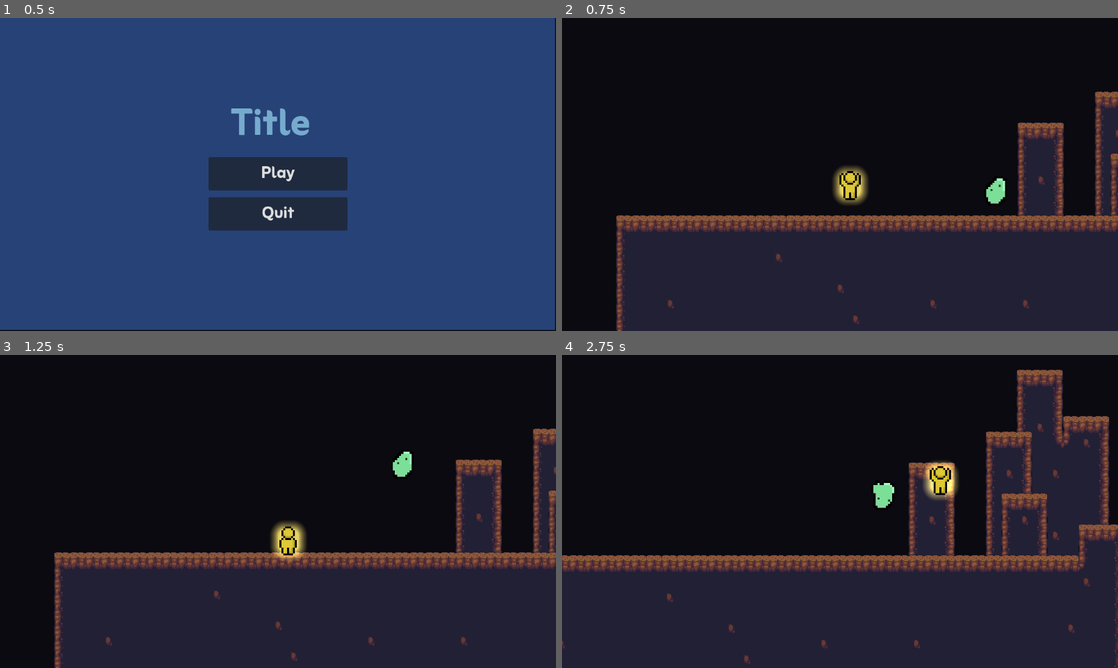
Above: before the commit, frames 1-4 (two rows, left to right).
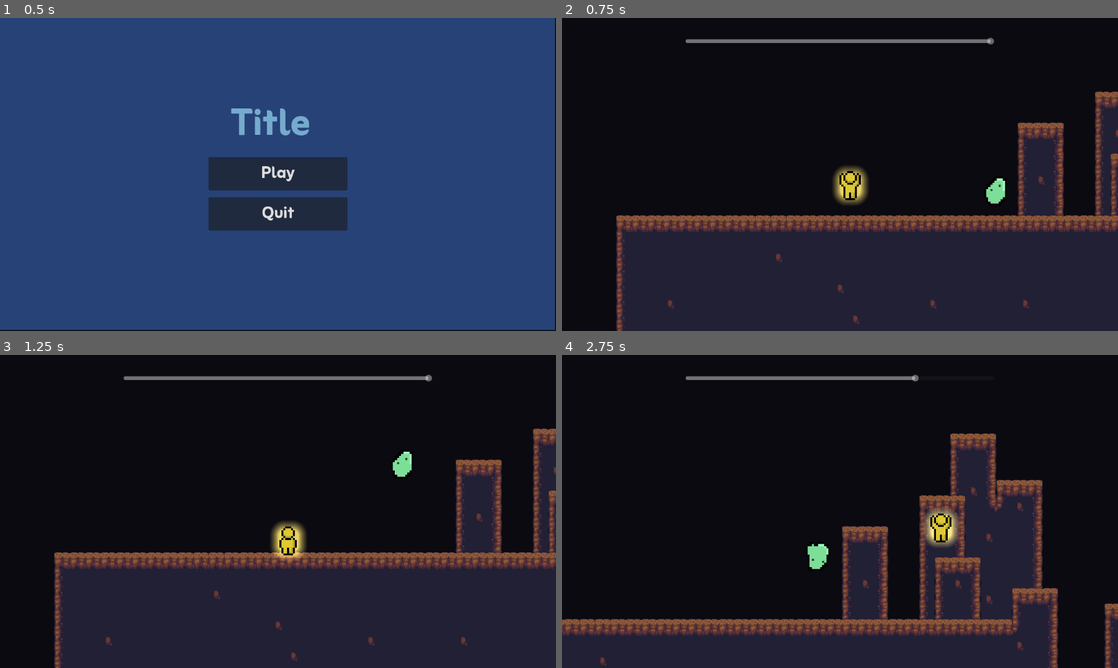
Above: after the commit, the same moments.

Repository: Robot-person487/cje
Game: Godot game, scene res://source/scenes/menu.tscn
The game is run twice, just before and just after one commit, with the same random seed, the same clock (stepped at 60 frames per second) and the same inputs.
Inputs:
- Up to frame 1 (0.5 s): no input
- Up to frame 2 (0.75 s): click "Play" at 0.5 s
- Up to frame 3 (1.25 s): no input
- Up to frame 4 (2.75 s): hold D (Right) from 1.28 s (still down); tap W (Jump) at 1.52, 2.27 s

Frame 1 is identical in both runs. In frame 2, 0.7% of the frame differs, in the area x 22-78%, y 6-9%; in frame 3, 0.7%; in frame 4, 38%, in the area x 0-100%, y 4-100%.

Commit message:
Add files via upload

Diff:
--- /dev/null
+++ b/cje-main/player_ui.gd
@@ -0,0 +1,11 @@
+extends Control
+
+
+# Called when the node enters the scene tree for the first time.
+func _ready():
+	pass # Replace with function body.
+
+
+# Called every frame. 'delta' is the elapsed time since the previous frame.
+func _process(delta):
+	$HSlider.value = GlobalVars.getPlayerHealth()
--- /dev/null
+++ b/cje-main/player_ui.tscn
@@ -0,0 +1,20 @@
+[gd_scene load_steps=2 format=3 uid="uid://b4ihb1rc6e15q"]
+
+[ext_resource type="Script" path="res://player_ui.gd" id="1_7gn2u"]
+
+[node name="Player UI" type="Control"]
+layout_mode = 3
+anchors_preset = 15
+anchor_right = 1.0
+anchor_bottom = 1.0
+grow_horizontal = 2
+grow_vertical = 2
+script = ExtResource("1_7gn2u")
+
+[node name="HSlider" type="HSlider" parent="."]
+layout_mode = 0
+offset_left = 256.0
+offset_top = 24.0
+offset_right = 896.0
+offset_bottom = 72.0
+editable = false
--- a/cje-main/source/scenes/player.tscn
+++ b/cje-main/source/scenes/player.tscn
@@ -1,7 +1,8 @@
-[gd_scene load_steps=56 format=3 uid="uid://dpqand4lne2bb"]
+[gd_scene load_steps=57 format=3 uid="uid://dpqand4lne2bb"]
 
 [ext_resource type="Script" path="res://source/scripts/player.gd" id="1_yf43h"]
-[ext_resource type="Shader" path="res://source/scenes/playerGlow.gdshader" id="2_i66um"]
+[ext_resource type="Shader" path="res://source/shaders/playerGlow.gdshader" id="2_i66um"]
+[ext_resource type="PackedScene" uid="uid://b4ihb1rc6e15q" path="res://player_ui.tscn" id="2_pbuxy"]
 [ext_resource type="Texture2D" uid="uid://bq1bsmfht0g2t" path="res://assets/sprites - Copy/Left Hand big.png" id="3_xdnf1"]
 [ext_resource type="Texture2D" uid="uid://bhlo65ctrsl4h" path="res://assets/sprites - Copy/Player Sprites big.png" id="4_7mj6m"]
 [ext_resource type="Texture2D" uid="uid://bawk7hrxeewo6" path="res://assets/sprites - Copy/Right Hand big.png" id="5_7mxuv"]
@@ -419,6 +420,10 @@
 [node name="player" type="CharacterBody2D" groups=["Bounce", "Death", "player"]]
 script = ExtResource("1_yf43h")
 SPEED = 400.0
+
+[node name="CanvasLayer" type="CanvasLayer" parent="."]
+
+[node name="Player UI" parent="CanvasLayer" instance=ExtResource("2_pbuxy")]
 
 [node name="ColorRect" type="ColorRect" parent="."]
 material = SubResource("ShaderMaterial_sllto")
--- a/cje-main/source/scripts/global_vars.gd
+++ b/cje-main/source/scripts/global_vars.gd
@@ -2,6 +2,7 @@
 
 var death : bool = false
 var playerLoco : Vector2
+var playerHealth : float = 100.0
 
 func setDeath (para : bool) :
 	death = para
@@ -14,11 +15,15 @@
 
 func getPlayerLoco() :
 	return playerLoco
-# Called when the node enters the scene tree for the first time.
-func _ready() -> void:
-	pass # Replace with function body.
 
+func setPlayerHealth(para: float) :
+	playerHealth = para
 
-# Called every frame. 'delta' is the elapsed time since the previous frame.
-func _process(delta: float) -> void:
-	pass
+func getPlayerHealth() :
+	return playerHealth
+
+func reducePlayerHealth (para: float) :
+	playerHealth -= para
+
+func addPlayerHealth (para: float) :
+	playerHealth += para
--- a/cje-main/source/scripts/slime.gd
+++ b/cje-main/source/scripts/slime.gd
@@ -52,4 +52,4 @@
 
 func _on_player_death_body_entered(body: Node2D) -> void:
 	if(body.is_in_group("player")):
-		GlobalVars.setDeath(true)
+		GlobalVars.reducePlayerHealth(25)
--- /dev/null
+++ b/cje-main/source/shaders/playerGlow.gdshader
@@ -0,0 +1,16 @@
+shader_type canvas_item;
+render_mode blend_add;
+uniform vec2 rect_size = vec2(.1, .1);
+uniform float bness = 1.0;
+uniform float fall_off_scale = 3.0;
+uniform float b_offset = 0.0;
+void fragment() {
+	vec2 uv = UV - vec2(.5);
+	vec2 cloest_rect_point;
+	cloest_rect_point = uv;
+	cloest_rect_point.x = clamp(uv.x, -rect_size.x, rect_size.x);
+	cloest_rect_point.y = clamp(uv.y, -rect_size.y, rect_size.y);
+	vec2 cuv = uv - cloest_rect_point;
+	float d2c = length(cuv);
+	COLOR.a = - log(d2c*fall_off_scale + b_offset) * bness;
+}
Not shown, changed: cje-main/source/scenes/levelone.tscn
